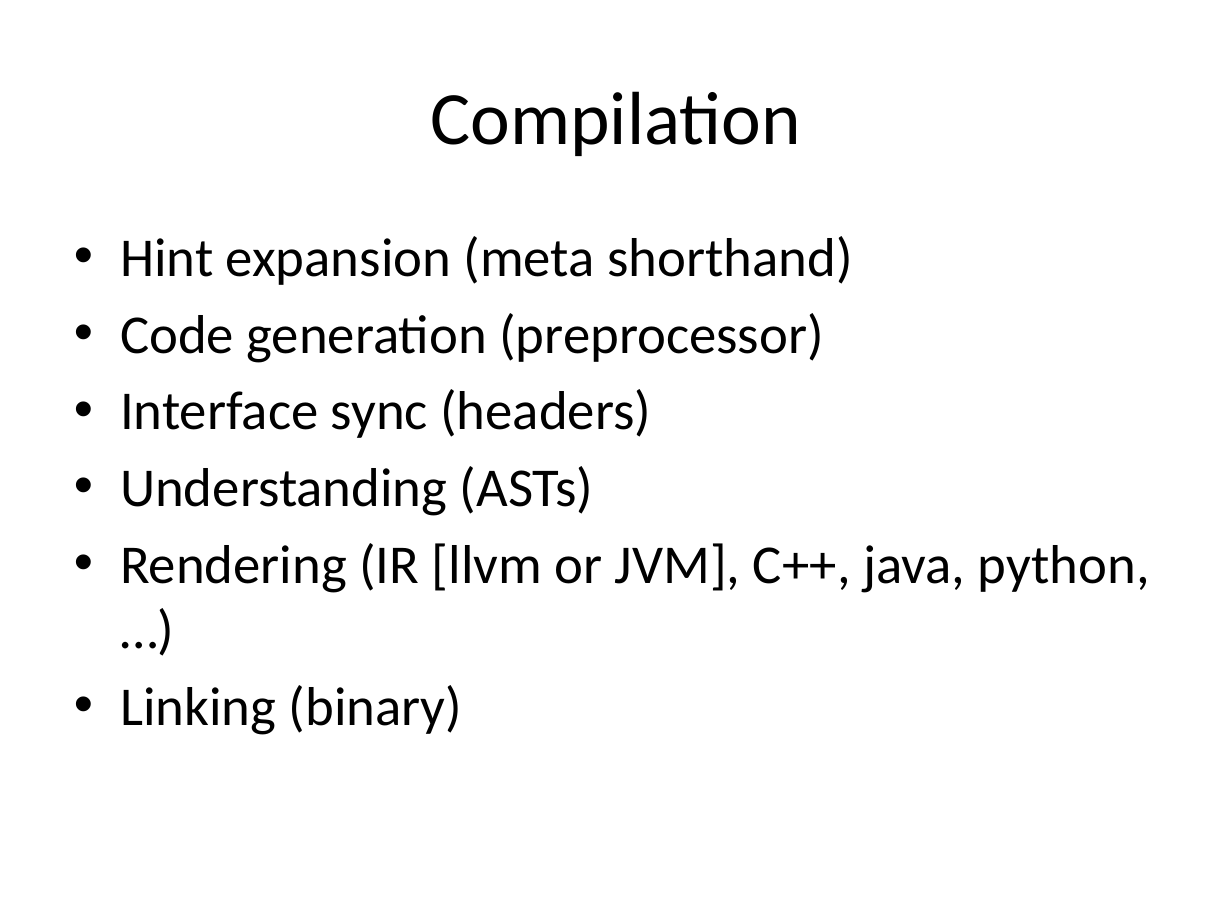
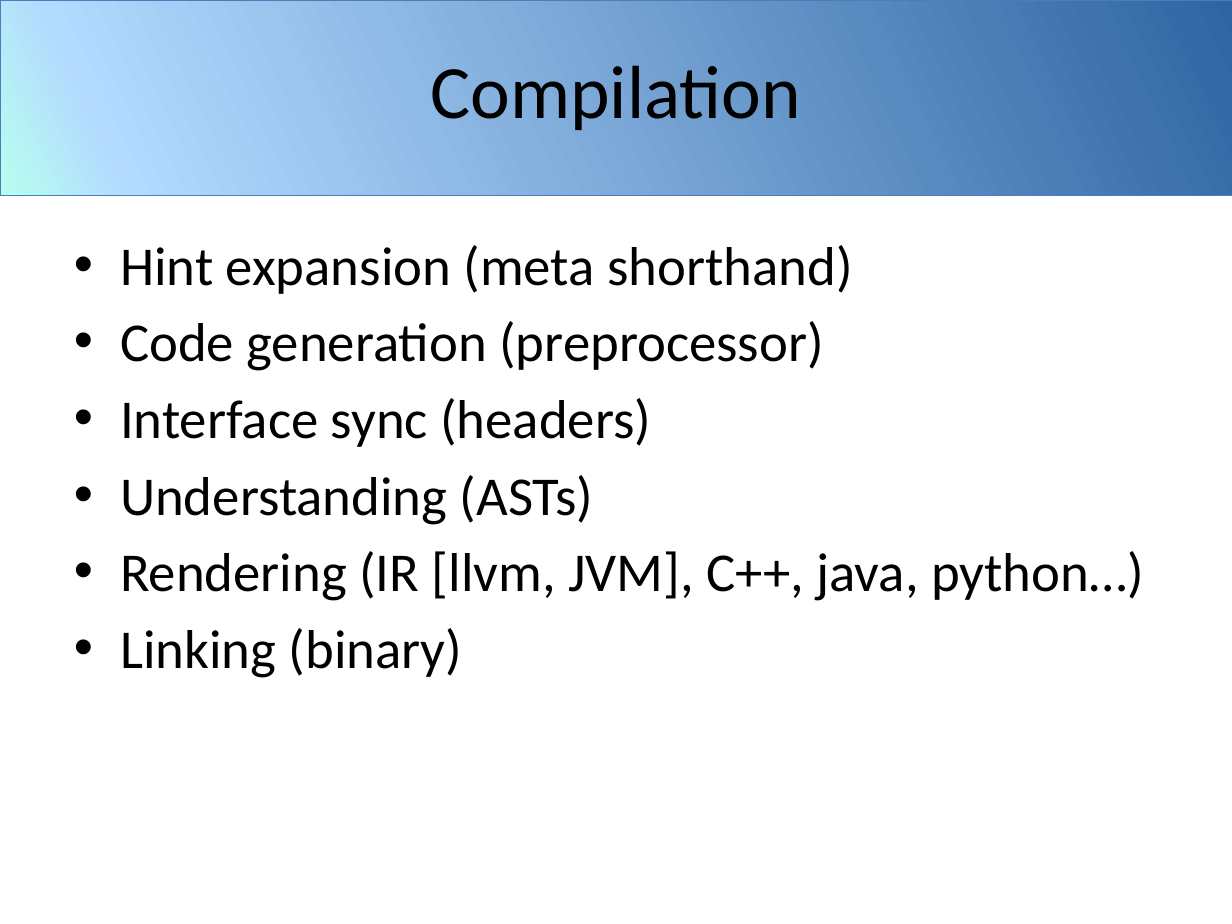
Before and after one commit to mikiec84/intent, a slide deck: slide 21 of assets/introducing-intent.pptx (slide 18 before the commit). Drawn at 1232x924 pixels with LibreOffice and Linux fonts; fonts in the diff are those of the drawing; background and template pictures are left out. Boxes give left, top, right and bottom in pixels: in the first picture for what was removed or moved away, otherwise in the second. Text is boxed around its words. In the diff, an @@ line names an element or a change of style, - is before the commit and + after.

```diff
--- a/assets/introducing-intent.pptx
+++ b/assets/introducing-intent.pptx
@@ rectangle added at (x1=0, y1=0, x2=1232, y2=195), fill gradient #3065A2 to #B3DAFF to #B8FFEF, outline #4B7EBC 0.25 pt @@
@@ rectangle added at (x1=0, y1=0, x2=1232, y2=195), fill gradient #3065A2 to #B3DAFF to #B8FFEF, outline #4B7EBC 0.25 pt @@
@@ title "Compilation" moved from (x1=430, y1=91, x2=800, y2=156) to (x1=430, y1=65, x2=800, y2=130) @@
@@ text "Hint expansion (meta shorthand)" moved from (x1=120, y1=236, x2=1150, y2=735) to (x1=120, y1=245, x2=1144, y2=678) @@
@@ text at (x1=120, y1=551, x2=1144, y2=601): text changed @@
-• Rendering (IR [llvm or JVM], C++, java, python, …)
+• Rendering (IR [llvm, JVM], C++, java, python…)
```
Also in this commit, not shown: 22 other slides changed, 14 slides added, 2 slides removed.
